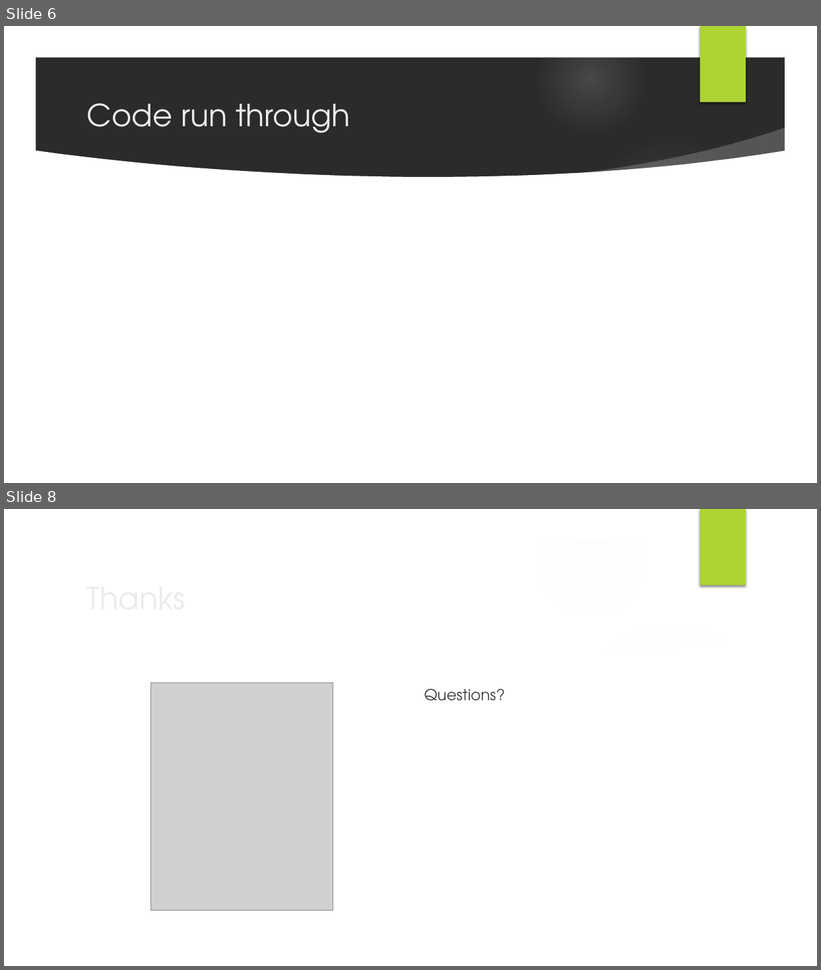
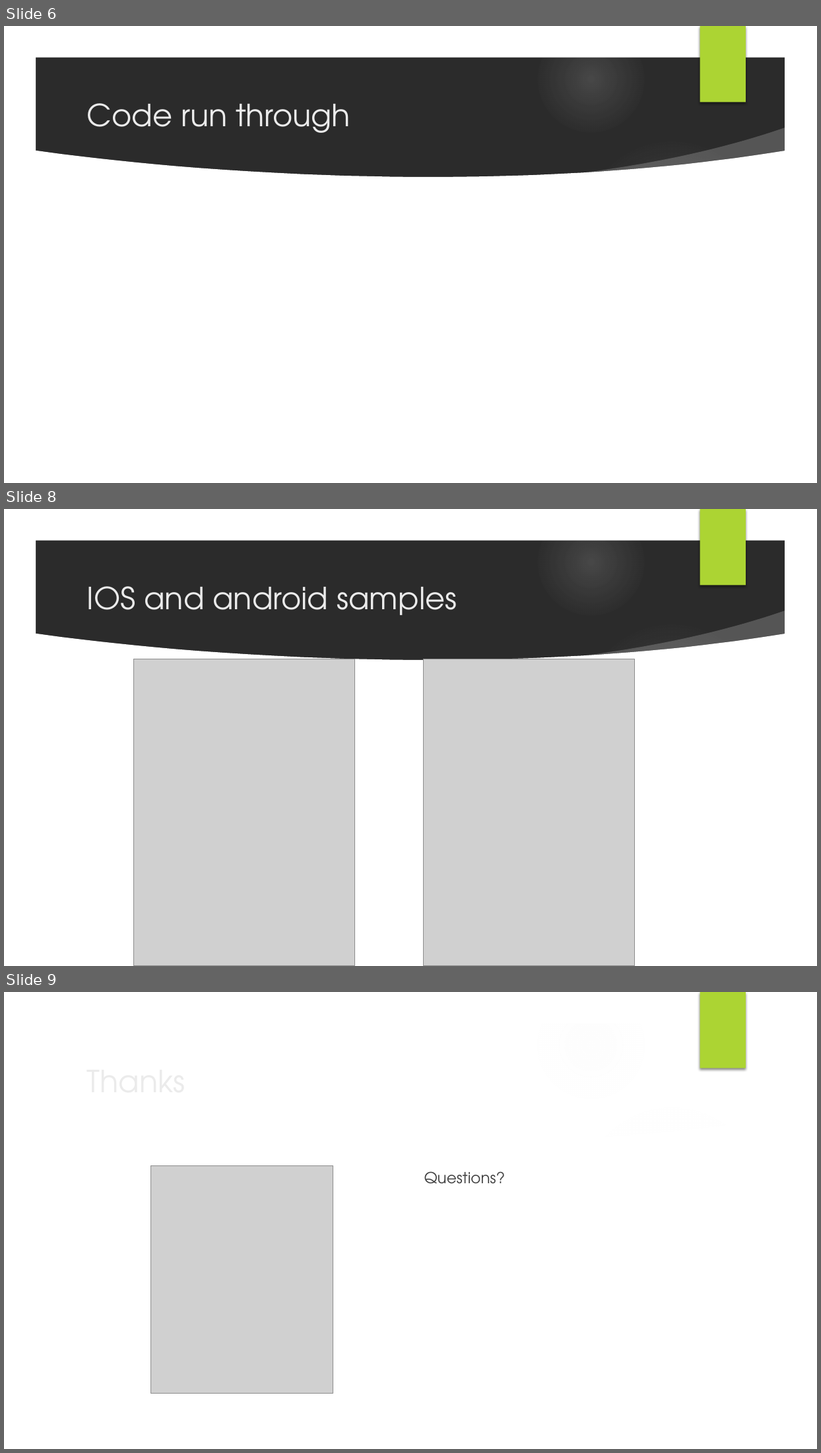
Before and after one commit to Faithboyz/Event2Go, a slide deck: Diagrams and documents/Event2Go_prezi.pptx. Shown one above the other, each under a label of ours: slides 6 and 8 before the commit, slides 6, 8 and 9 after it; the slides between them are not shown. The pictures are 821x970 and 821x1453 pixels, drawn with LibreOffice and Linux fonts; fonts in the diff are those of the drawing; grey boxes stand for pictures; background and template pictures are left out; a plain dark background stands for a picture behind light text. Boxes give left, top, right and bottom in pixels: in the first picture for what was removed or moved away, otherwise in the second. Text is boxed around its words. In the diff, an @@ line names an element or a change of style, - is before the commit and + after.

```diff
--- a/Diagrams and documents/Event2Go_prezi.pptx
+++ b/Diagrams and documents/Event2Go_prezi.pptx
@@ slide 8 added at box(4, 509, 817, 966), background picture (left out); not listed: 9 template elements that a slide beside it also shows @@
@@ title added at box(87, 586, 457, 615), 36 pt, text #EBEBEB @@
+IOS and android samples
@@ picture added at box(134, 659, 354, 966) @@
@@ picture added at box(424, 659, 636, 966) @@
@@ what was slide 8 is now slide 9 @@
```
Also in this commit, not shown: 2 slides changed, 1 other file.
